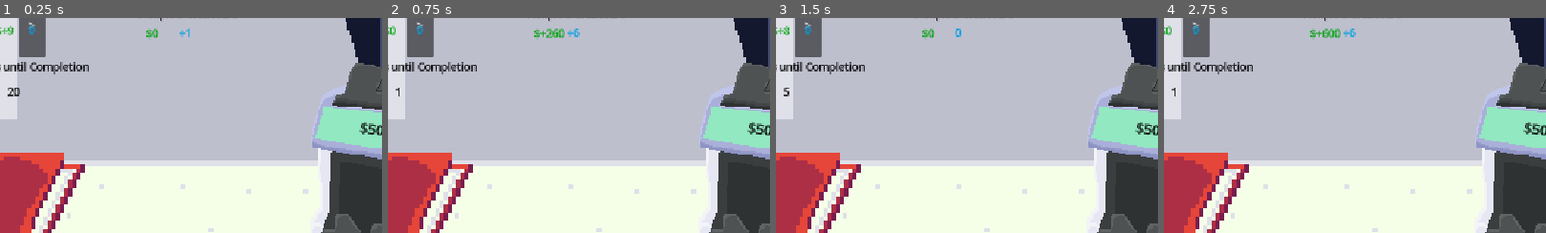
Above: before the commit, frames 1-4 (left to right).
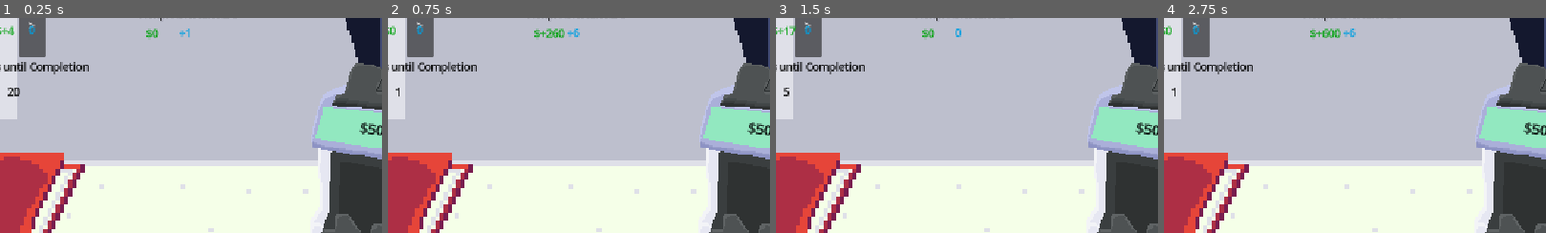
Above: after the commit, the same moments.

Repository: deruitda/ludum-dare-58
Game: Godot game, scene res://main.tscn
Two runs of this game, one before a commit and one after it. Both use one fixed random seed, a clock stepped at 60 frames per second and the inputs below.
Inputs:
- Up to frame 1 (0.25 s): no input
- Up to frame 2 (0.75 s): click "Accept" at 0.5 s
- Up to frame 3 (1.5 s): click "Accept" at 1.25 s
- Up to frame 4 (2.75 s): click "Next Week" at 2 s
The pictures show only the part of the screen within x 25-75%, y 22-72%; the shares and areas given below are measured in that part.

The runs differ from the first frame. In frame 1, less than 0.1% of the frame differs, in the area x 2-4%, y 3-8%; in frame 2, nothing differs; in frame 3, 0.1%, in the area x 2-6%, y 3-8%; in frame 4, nothing differs.

Commit message:
doing things

Diff:
--- a/entities/IncomeStreams/income_stream_type_resource.gd
+++ b/entities/IncomeStreams/income_stream_type_resource.gd
@@ -8,6 +8,8 @@
 @export var initial_cost_resource: CostResource
 @export var weekly_return_intensity_cost: CostResource
 @export var completed_cost_resource: CostResource
+
+@export var potential_idle_event_intensity: Enums.Intensity
 
 @export var duration_intensity: Enums.IncomeStreamTimeIntensity
 
@@ -24,13 +26,15 @@
 	var victim_random_name = name_generator.generate_victim_name()
 	name_generator.queue_free()
 	income_stream.type = self
+	var initial_cost = initial_cost_resource.calculate_new_cost()
+	income_stream.set_initial_cost(initial_cost)
+	income_stream.set_completed_return_cost(completed_cost_resource.calculate_new_cost())
 
-	income_stream.set_initial_cost(initial_cost_resource.calculate_new_cost())
-	income_stream.set_completed_return_cost(completed_cost_resource.calculate_new_cost())
+	income_stream.duration_in_weeks = Enums.get_duration_in_weeks_from_time_intensity(duration_intensity)
 
 
 	var rate = Enums.get_rate_of_return_from_cost_intensity(weekly_return_intensity_cost.cost_intensity)
-	var upfront_cash = income_stream.initial_cost.cost
+	var upfront_cash = initial_cost.cost
 	var weekly_amount = absi((rate * (upfront_cash ) / income_stream.duration_in_weeks))
 	if weekly_return_intensity_cost.negative_cost:
 		weekly_amount = weekly_amount * -1
@@ -42,7 +46,6 @@
 
 	income_stream.set_weekly_return_cost(cost)
 
-	income_stream.duration_in_weeks = Enums.get_duration_in_weeks_from_time_intensity(duration_intensity)
 
 	income_stream.income_stream_name = type + " " + victim_random_name
 
--- a/ui/income_stream_view.gd
+++ b/ui/income_stream_view.gd
@@ -12,6 +12,8 @@
 
 @onready var weeks_left_value: Label = $Control/WeeksLeftValue
 
+@onready var percentage_label: PercentageLabel = $Control/PercentageLabel
+
 func set_income_stream(new_income_stream: IncomeStream):
 	income_stream = new_income_stream
 	name_label.text = income_stream.income_stream_name
--- a/utilities/enums.gd
+++ b/utilities/enums.gd
@@ -49,6 +49,24 @@
 			return 30
 	return 0
 
+func get_percentage_rate_from_intensity(intensity: int) -> float:
+
+	match intensity:
+		Enums.Intensity.NONE:
+			return 0.0
+		Enums.Intensity.LOW:
+			return randf_range(0.05, 0.2)
+		Enums.Intensity.LOW_MEDIUM:
+			return randf_range(0.2, 0.4)
+		Enums.Intensity.MEDIUM:
+			return randf_range(0.4, 0.6)
+		Enums.Intensity.MEDIUM_HIGH:
+			return randf_range(0.6, 0.8)
+		Enums.Intensity.HIGH:
+			return randf_range(0.8, 1.0)
+
+	return 0.0
+
 ## @param intensity Enums.Intensity
 func get_rate_of_return_from_cost_intensity(intensity: int) -> float:
 	match intensity:
